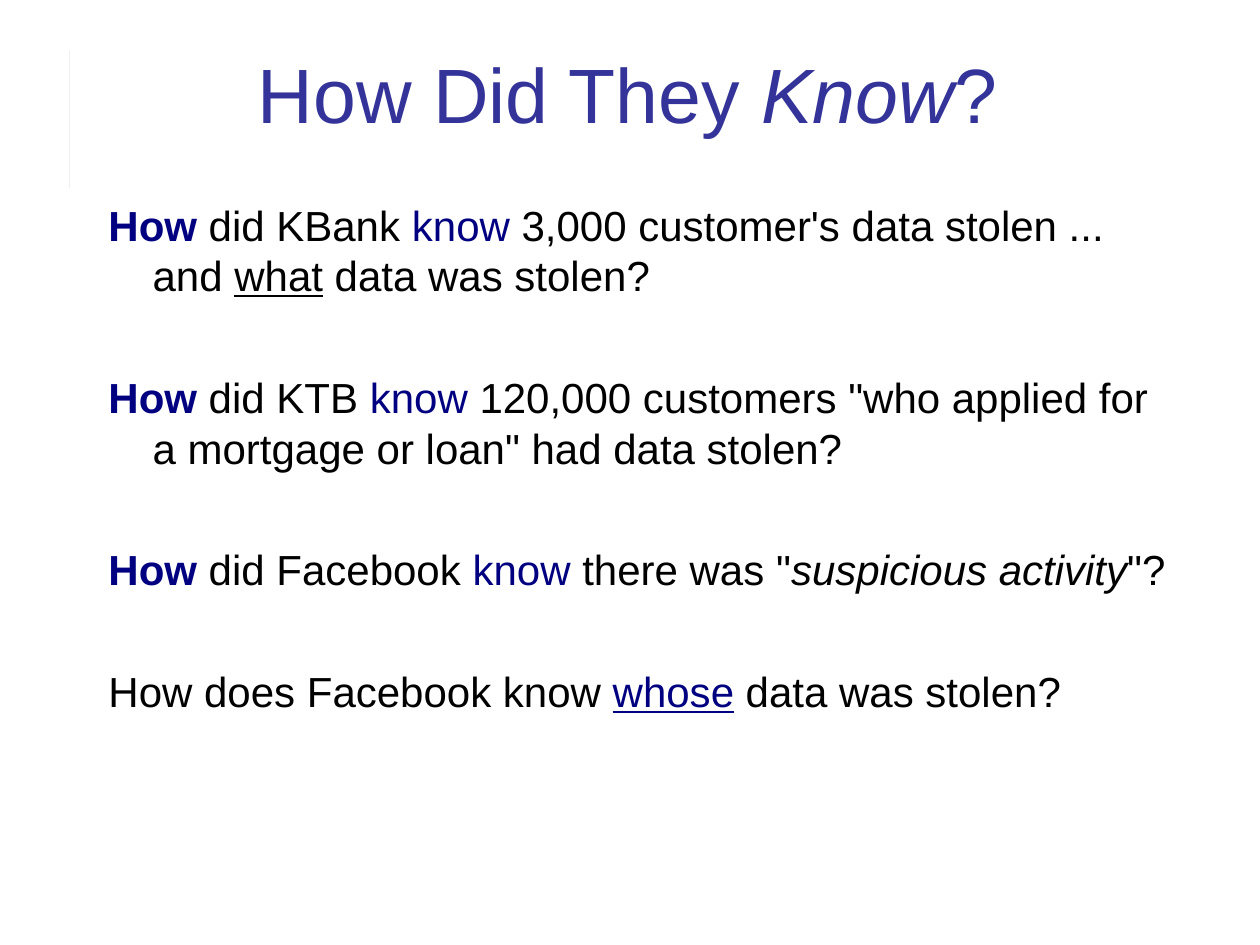
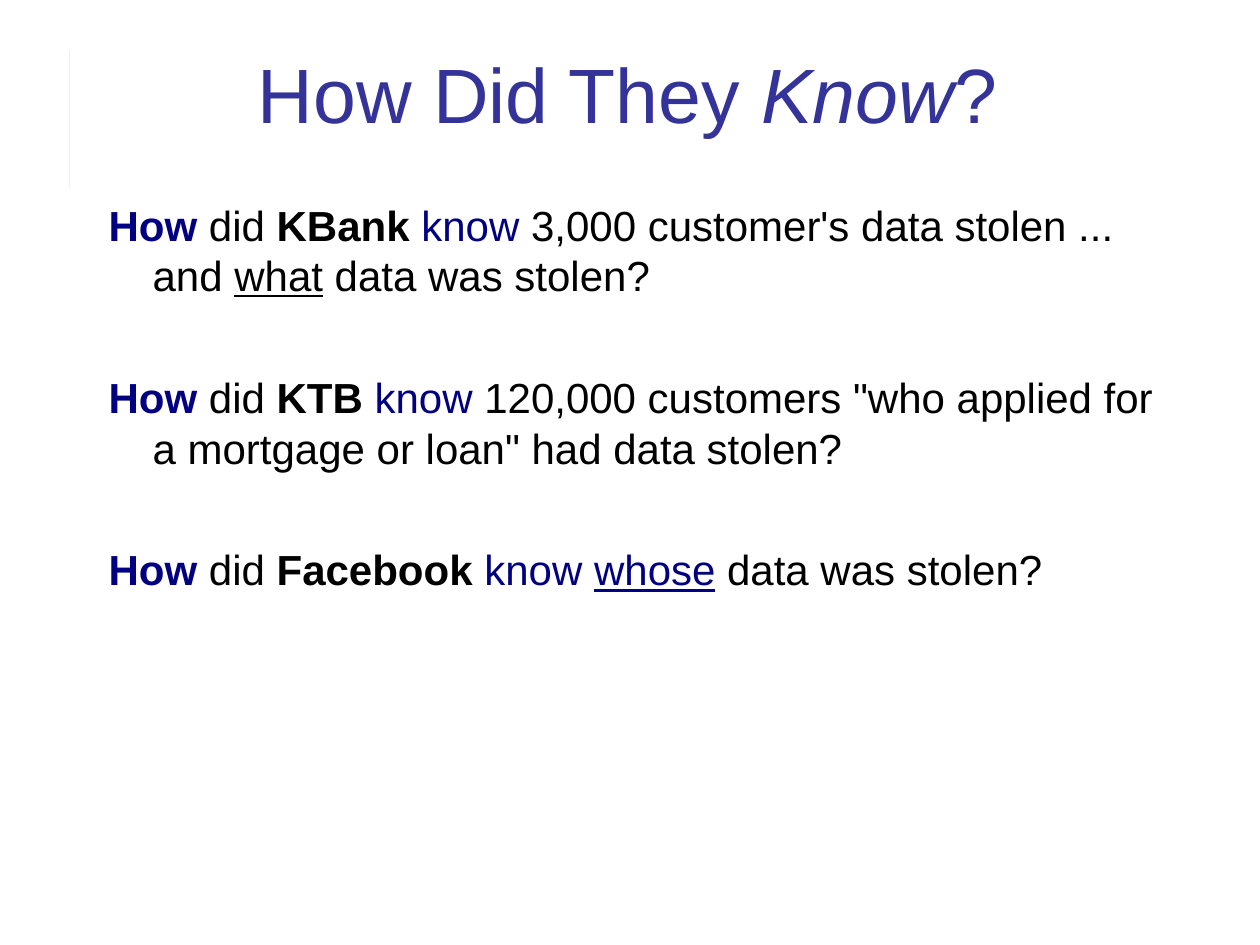
Before and after one commit to cpske/ISP, a slide deck: slide 6 of logging/Logging.ppt. Drawn at 1260x945 pixels with LibreOffice and Linux fonts; fonts in the diff are those of the drawing. Boxes give left, top, right and bottom in pixels: in the first picture for what was removed or moved away, otherwise in the second. Text is boxed around its words. In the diff, an @@ line names an element or a change of style, - is before the commit and + after.

```diff
--- a/logging/Logging.ppt
+++ b/logging/Logging.ppt
@@ text at [109,210,1153,472]: bold on in "KBank", "KTB" @@
@@ text at [109,554,1042,592]: text changed @@
-How did Facebook know there was "suspicious activity"?
-How does Facebook know whose data was stolen?
+How did Facebook know whose data was stolen?
```
Also in this commit, not shown: 17 other slides changed, 1 slide added, 7 other files.
